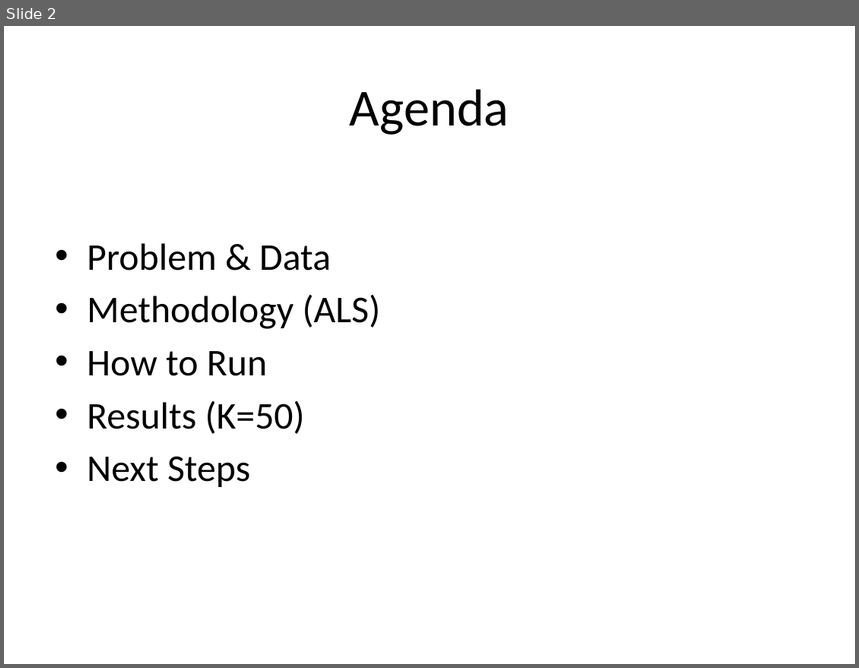
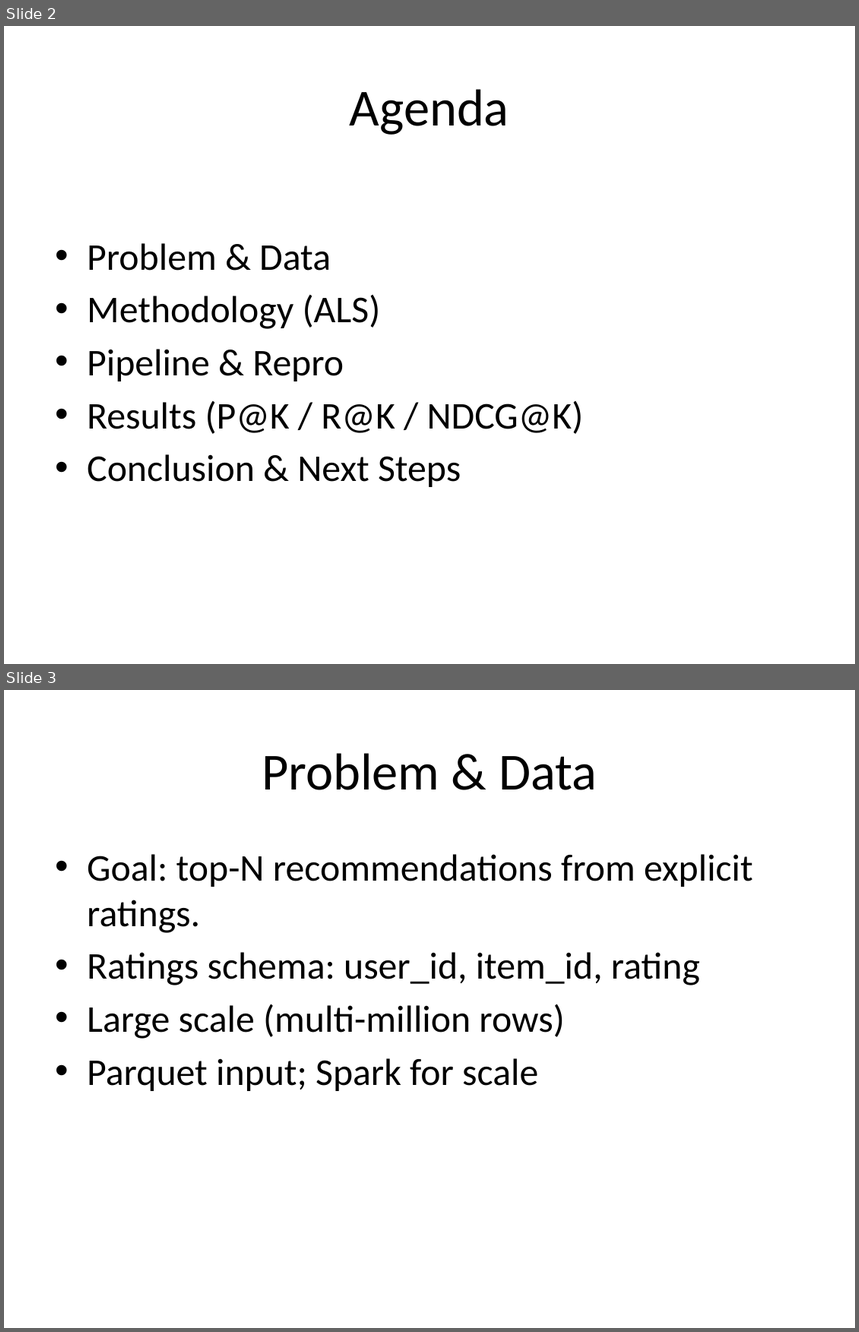
Before and after one commit to MET-CS-777/cs777-final-project-sri99-svg, a slide deck: SLIDES.pptx. Shown one above the other, each under a label of ours: slide 2 before the commit, slides 2 and 3 after it. The pictures are 859x668 and 859x1332 pixels, drawn with LibreOffice and Linux fonts; fonts in the diff are those of the drawing. Boxes give left, top, right and bottom in pixels: in the first picture for what was removed or moved away, otherwise in the second. Text is boxed around its words. In the diff, an @@ line names an element or a change of style, - is before the commit and + after.

```diff
--- a/SLIDES.pptx
+++ b/SLIDES.pptx
@@ slide 3 added at box(4, 690, 855, 1328), background #FFFFFF @@
@@ title added at box(262, 753, 597, 790), 44 pt, text #000000 @@
+Problem & Data
@@ text added at box(87, 854, 753, 1091), 32 pt, text #000000 @@
+• Goal: top-N recommendations from explicit ratings.
+• Ratings schema: user_id, item_id, rating
+• Large scale (multi-million rows)
+• Parquet input; Spark for scale
@@ slide 2 changed as well @@
@@ text at box(87, 349, 584, 487): text changed @@
-• How to Run
-• Results (K=50)
-• Next Steps
+• Pipeline & Repro
+• Results (P@K / R@K / NDCG@K)
+• Conclusion & Next Steps
```
Also in this commit, not shown: 3 other slides changed, 3 other slides added, 1 slide removed, 2 other files.
